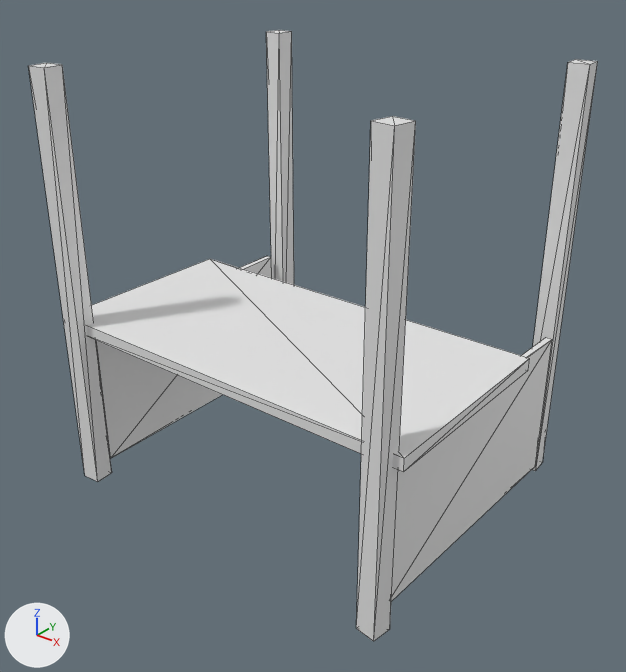
An edit to the OBJ model game/assets/shops/food-stall-1.obj, drawn before and after from the same camera.
Before and after are seen from a 50 mm lens placed at (2.51, -3.08, 1.89), pointed at (0.05, 0.0, -0.01). The axes (+X, +Y, +Z) are drawn at lower left. The lights are the same throughout. Mesh edges are drawn as thin lines. Where no turn or scale is listed for an object, it has been applied to the vertices.

In view in the first picture: 'Food_Stall_1_Cube.002'.
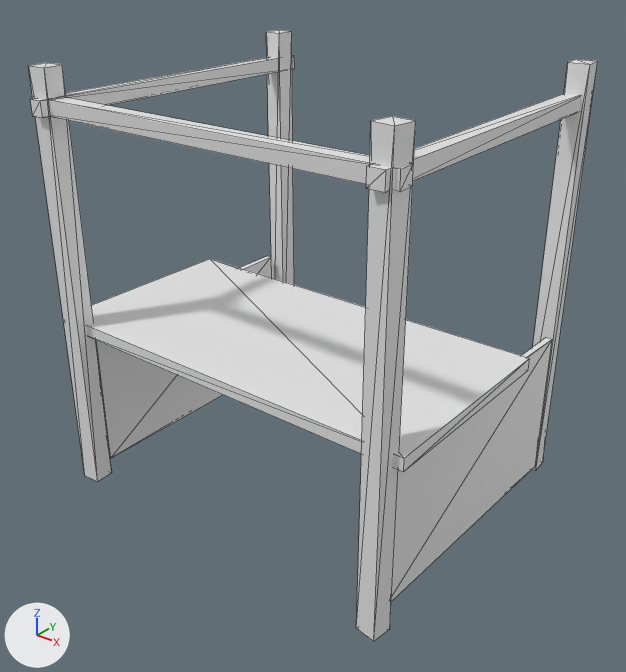
What differs and where, as boxes (x1, y1, x2, y2) in the pictures (626 x 672 px):
part 1 of me_food_stall_1_cube_002, added
    after: (30, 55, 581, 192)

The change in detail:
me_food_stall_1_cube_002 is used by ob_food_stall_1_cube_002; location (0.0, 0.0, 0.0).
me_food_stall_1_cube_002 had 56 vertices, 84 faces and spanned x -1.04..1.04, y -0.76..0.94, z -0.89..1.29.
me_food_stall_1_cube_002 now has 80 vertices, 120 faces and spans x -1.04..1.04, y -0.79..0.97, z -0.89..1.29.
Part 1, on me_food_stall_1_cube_002:
16 vertices are added at x -0.99..1.01, y -0.79..0.97, z 1.08..1.15.
8 new vertices lie (0.0, 0.0, 0.08) away from vertices in x -0.99..1.01, y -0.79..0.97, z 1.08.
36 new faces join them.
